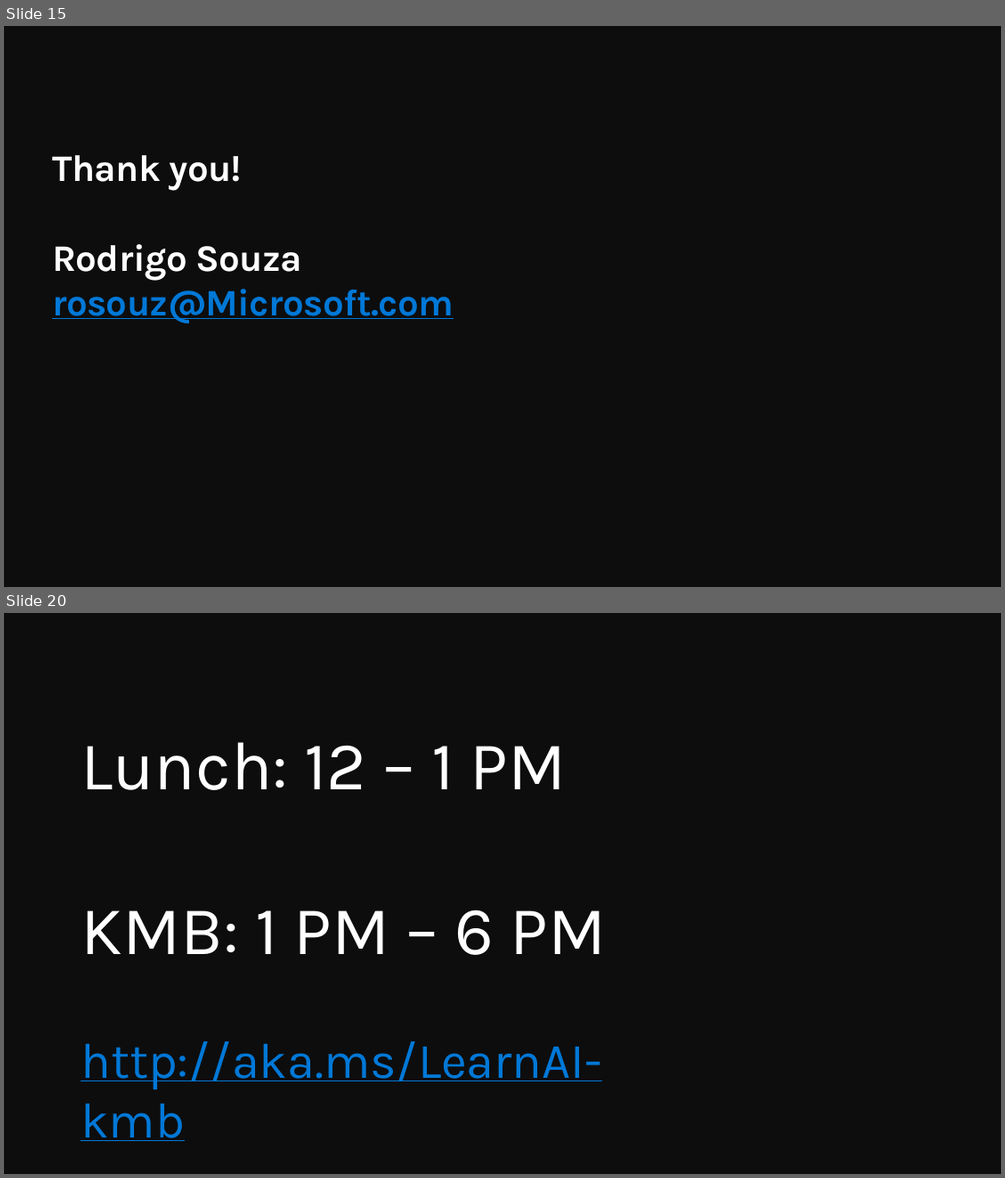
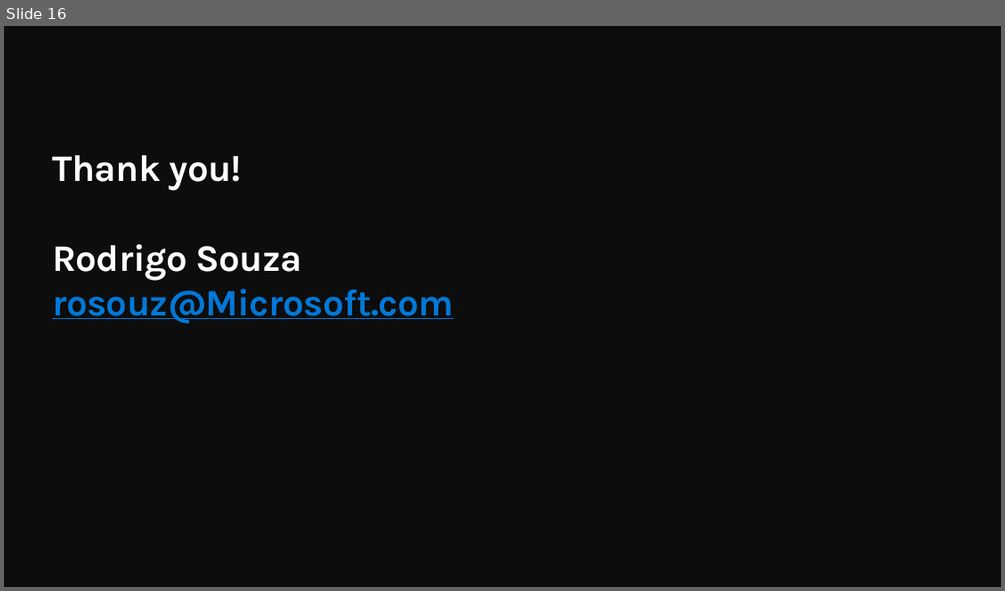
Before and after one commit to QuirkyDataScientist1978/Build-a-knowledge-mining-solution-using-Azure-AI, a slide deck: resources/slides/Opening.pptx. Shown one above the other, each under a label of ours: slides 15 and 20 before the commit, slide 16 after it; the slides between them are not shown. The pictures are 1005x1178 and 1005x591 pixels, drawn with LibreOffice and Linux fonts; fonts in the diff are those of the drawing; background and template pictures are left out. Boxes give left, top, right and bottom in pixels: in the first picture for what was removed or moved away, otherwise in the second. Text is boxed around its words. In the diff, an @@ line names an element or a change of style, - is before the commit and + after.

```diff
--- a/resources/slides/Opening.pptx
+++ b/resources/slides/Opening.pptx
@@ slide 20 removed at <box>4,613,1001,1174</box>, background #0D0D0D @@
@@ text removed at <box>81,742,607,1089</box> @@
-Lunch: 12 – 1 PM
-KMB: 1 PM – 6 PM
-http://aka.ms/LearnAI-kmb
@@ what was slide 15 is now slide 16 @@
```
Also in this commit, not shown: 1 slide changed, 1 slide added, 8 other slides removed.
